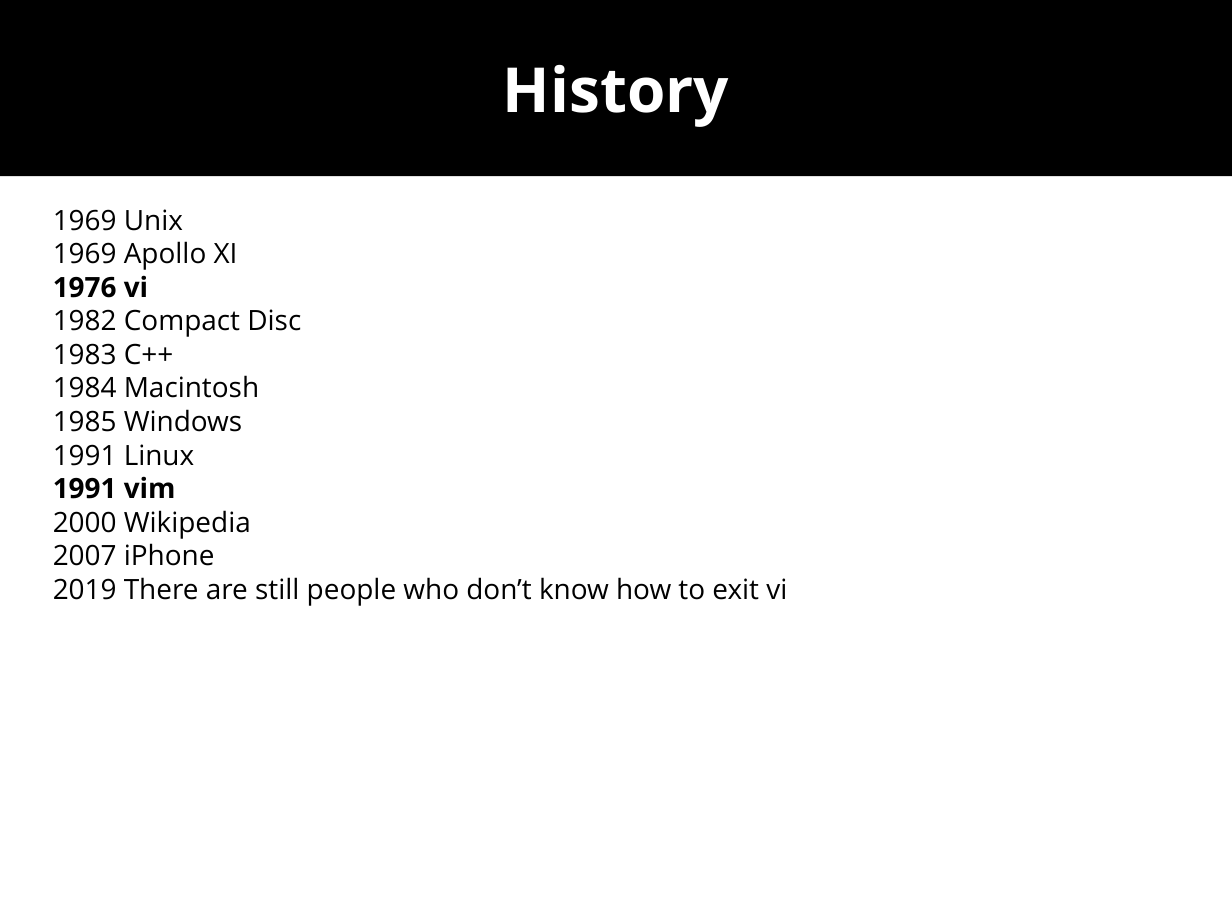
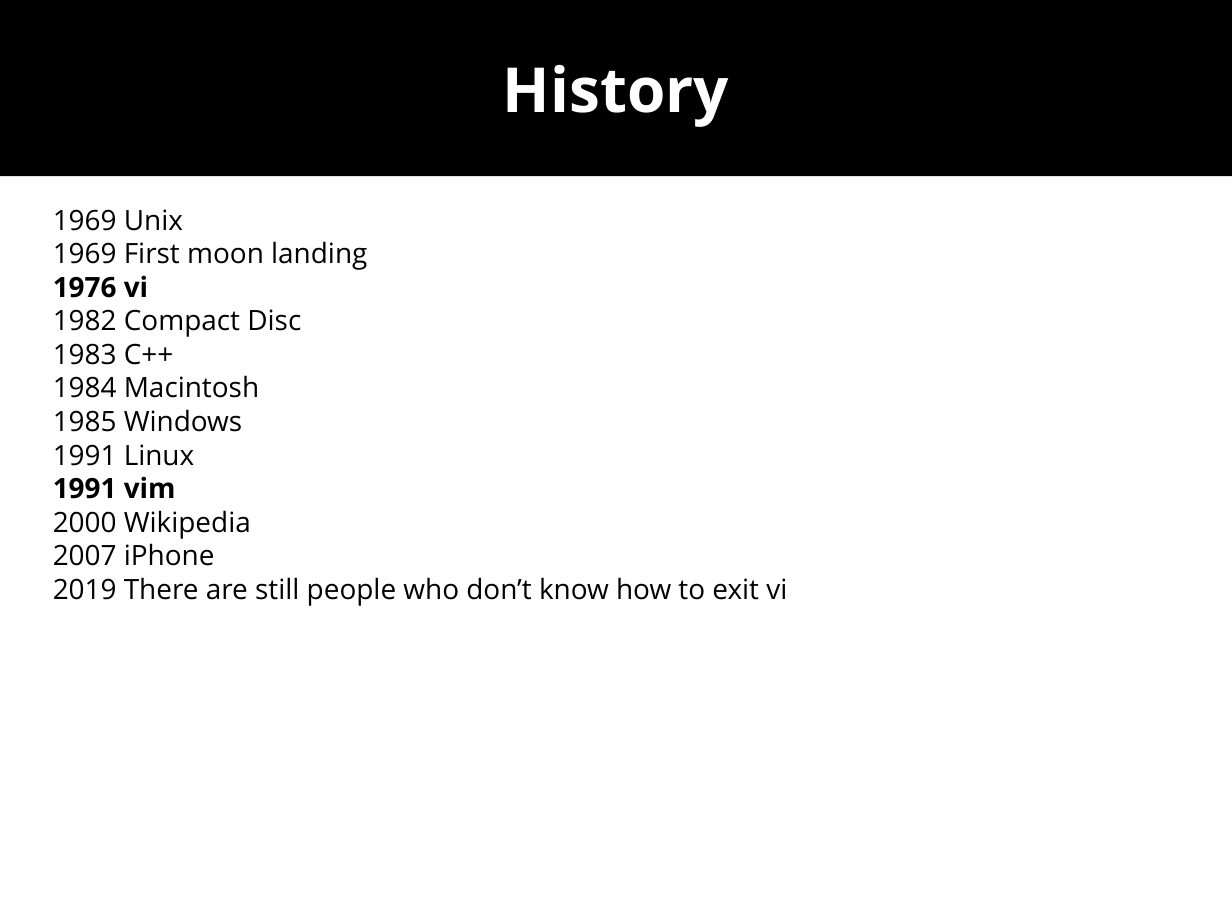
Before and after one commit to wolframroesler/Talks, a slide deck: slide 3 of vi.odp. Drawn at 1232x924 pixels with LibreOffice and Linux fonts; fonts in the diff are those of the drawing. Boxes give left, top, right and bottom in pixels: in the first picture for what was removed or moved away, otherwise in the second. Text is boxed around its words. In the diff, an @@ line names an element or a change of style, - is before the commit and + after.

```diff
--- a/vi.odp
+++ b/vi.odp
@@ text at (x1=53, y1=241, x2=367, y2=270): text changed @@
-1969 Apollo XI
+1969 First moon landing
```
Also in this commit, not shown: 2 other slides changed.
